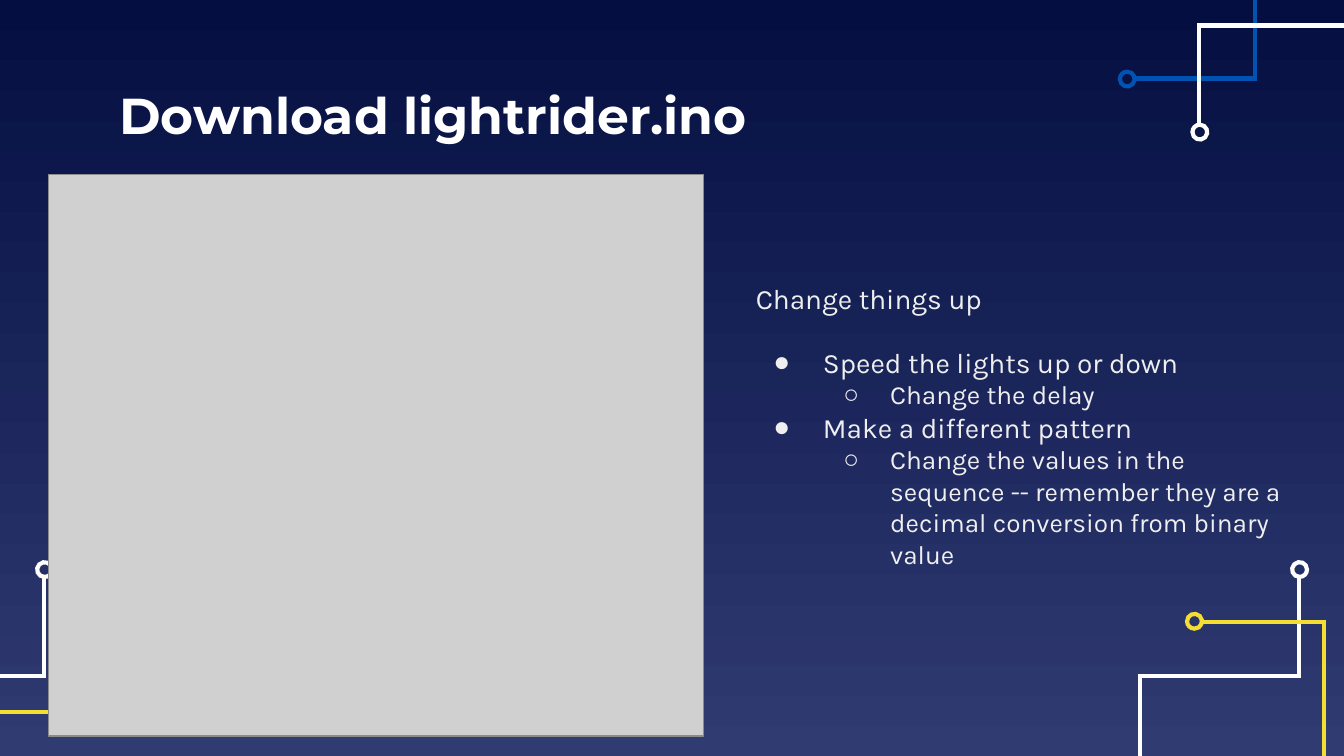
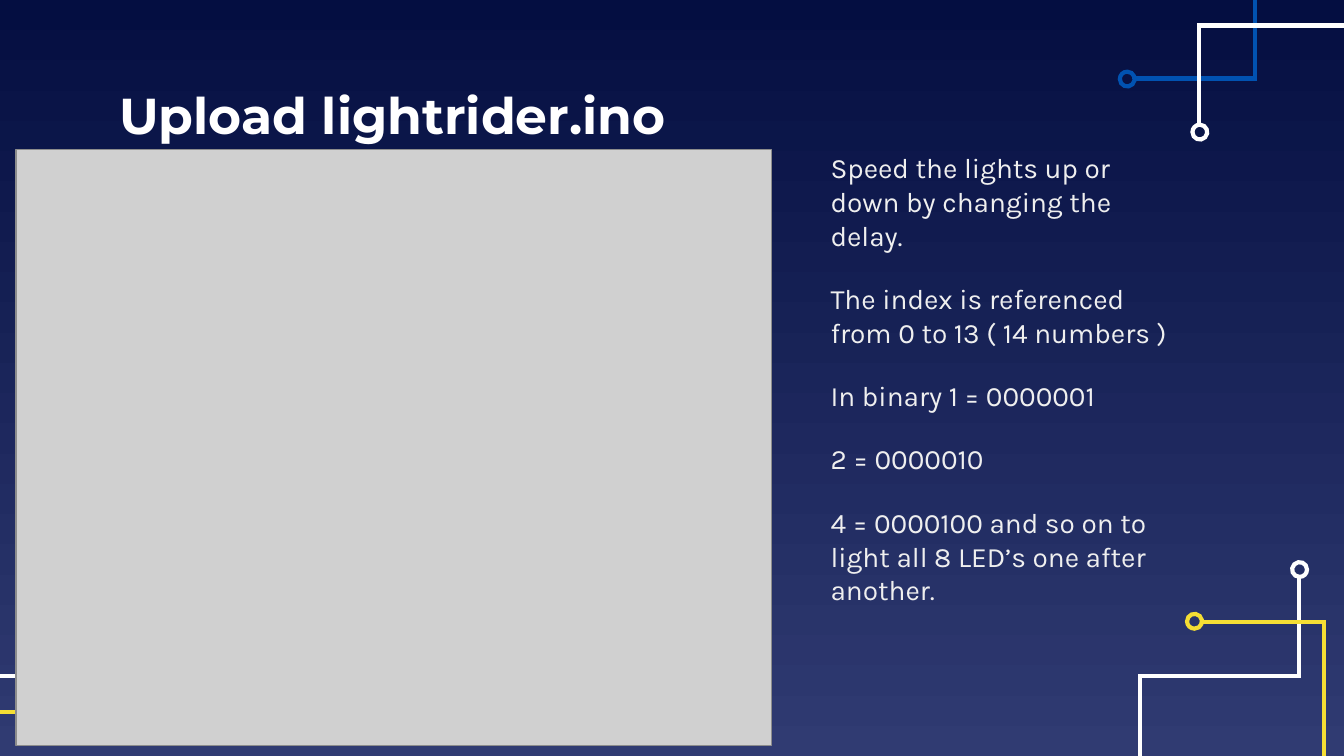
Before and after one commit to EELabMan/Arduino-5-shift-registers, a slide deck: slide 9 of Arduino Workshop 5 Shift Registers.pptx. Drawn at 1344x756 pixels with LibreOffice and Linux fonts; fonts in the diff are those of the drawing; grey boxes stand for pictures. Boxes give left, top, right and bottom in pixels: in the first picture for what was removed or moved away, otherwise in the second. Text is boxed around its words. In the diff, an @@ line names an element or a change of style, - is before the commit and + after.

```diff
--- a/Arduino Workshop 5 Shift Registers.pptx
+++ b/Arduino Workshop 5 Shift Registers.pptx
@@ title at (x1=119, y1=94, x2=665, y2=144): text changed @@
-Download lightrider.ino
+Upload lightrider.ino
@@ picture resized from (x1=48, y1=175, x2=704, y2=737) to (x1=16, y1=149, x2=771, y2=746) @@
@@ text "Speed the lights up or ..." at (x1=831, y1=159, x2=1150, y2=601): vertical alignment middle to top @@
@@ text at (x1=831, y1=159, x2=1150, y2=601): text changed; size 14 to 15 pt @@
-Change things up
-● Speed the lights up or down
-  ○ Change the delay
-● Make a different pattern
-  ○ Change the values in the sequence -- remember they are a decimal conversion from binary value
+Speed the lights up or down by changing the delay.
+The index is referenced from 0 to 13 ( 14 numbers )
+In binary 1 = 0000001
+2 = 0000010
+4 = 0000100 and so on to light all 8 LED’s one after another.
@@ freeform shape removed at (x1=35, y1=559, x2=52, y2=577) @@
```
Also in this commit, not shown: 6 other slides changed, 1 other file.
